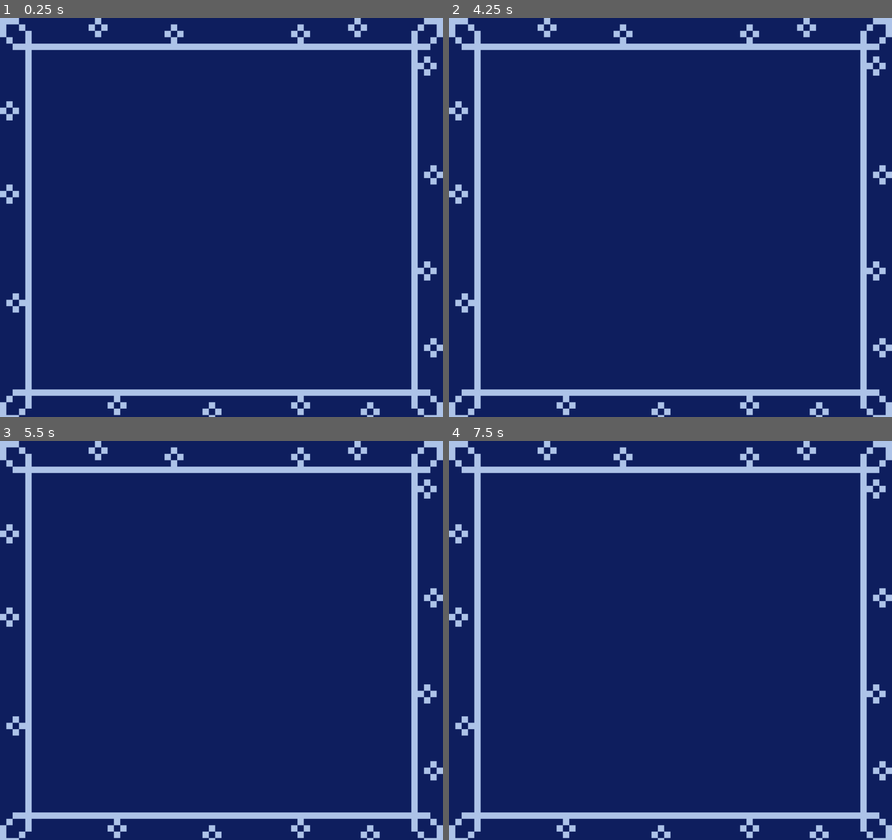
Above: before the commit, frames 1-4 (two rows, left to right).
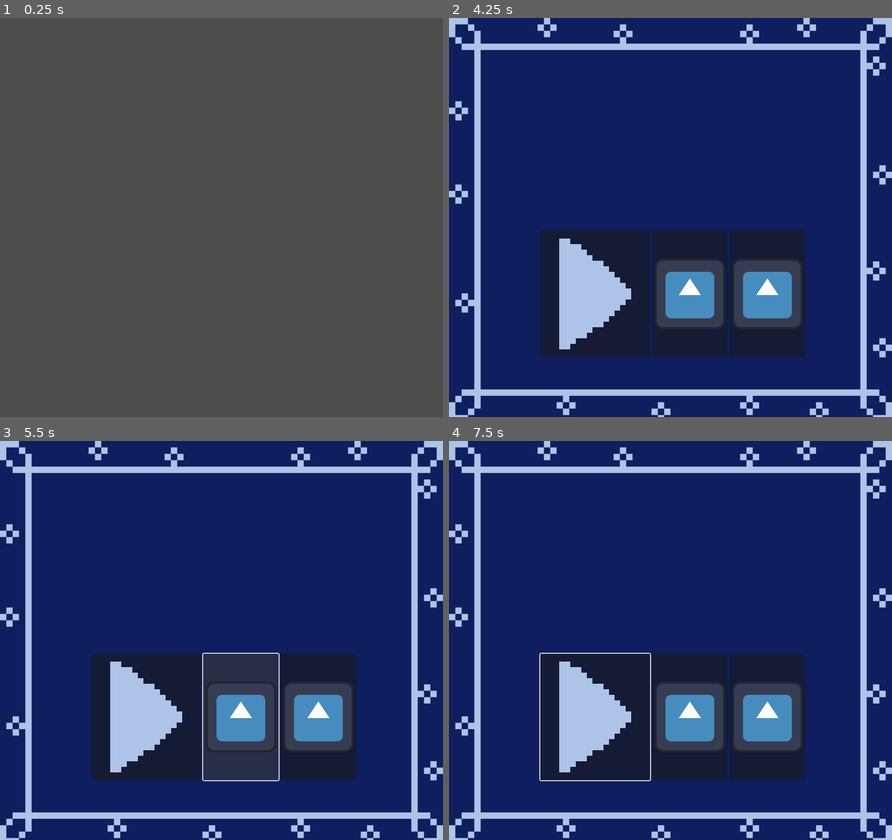
Above: after the commit, the same moments.

Repository: Shibe53/kabluem
Game: Godot game, scene res://UI/pause_menu.tscn
The game is run twice, just before and just after one commit, with the same random seed, the same clock (stepped at 60 frames per second) and the same inputs. This scene is started directly instead of the project's main scene. The engine's default icon, where the game draws it, is replaced by a stand-in: a white triangle on a blue panel in a dark square.
Inputs (mouse positions are in pixels of both pictures, inside the frame that each line leads up to):
- Up to frame 1 (0.25 s): no input
- Up to frame 2 (4.25 s): tap Enter at 0.5, 2, 3.5 s; move the mouse to (767, 197) at 0.52 s; press the mouse at (767, 197) at 0.53 s; hold Right (ui_right) 0.53-1.28 s; tap Space at 1.25, 2.75 s; move the mouse to (581, 237) at 1.27 s; release the mouse at (581, 237) at 1.28 s; hold Down (ui_down) 1.28-2.03 s; right-click (581, 237) at 1.35 s; click (581, 237) at 1.55 s; move the mouse to (714, 129) at 2.02 s; press the mouse at (714, 129) at 2.03 s; hold Right (ui_right) 2.03-2.78 s; move the mouse to (648, 297) at 2.77 s; release the mouse at (648, 297) at 2.78 s; hold Up (ui_up) 2.78-3.53 s; click (648, 297) at 2.85 s; move the mouse to (803, 277) at 3.52 s; press the mouse at (803, 277) at 3.53 s; hold Left (ui_left) from 3.53 s (still down); right-click (803, 277) at 3.6 s; tap Escape (ui_cancel) at 4.15 s
- Up to frame 3 (5.5 s): release Left (ui_left) at 4.25 s; release the mouse at (354, 700) at 4.25 s; click (146, 716) at 4.27 s; click (239, 716) at 5.02 s
- Up to frame 4 (7.5 s): click (688, 716) at 5.77 s; click (688, 716) at 6.52 s; tap Space at 7.25 s; move the mouse to (537, 580) at 7.27 s; hold Left (ui_left) from 7.28 s (still down); click (537, 580) at 7.35 s

The runs differ from the first frame. In frame 1, 100% of the frame differs, in the area x 0-100%, y 0-100%; in frame 2, 19%; in frame 3, 19%; in frame 4, 19%.

Commit message:
Small additions

Diff:
--- a/Enemies/bullet.tscn
+++ b/Enemies/bullet.tscn
@@ -17,7 +17,7 @@
 
 [node name="Hitbox" parent="." instance=ExtResource("2_qrxae")]
 collision_layer = 320
-collision_mask = 5
+collision_mask = 1029
 
 [node name="CollisionShape" parent="Hitbox" index="0"]
 shape = SubResource("CircleShape2D_s6aeo")
--- a/Enemies/bullet_spawner.gd
+++ b/Enemies/bullet_spawner.gd
@@ -20,6 +20,7 @@
 		bullet.global_position = global_position
 		bullet.set_values(pos, SPEED, DAMAGE)
 		main.add_child(bullet)
+		bullet.set_owner(main)
 
 		if SPREAD:
 			var bullets_pos = get_spread(pos, global_position)
@@ -28,11 +29,13 @@
 			bullet2.global_position = global_position
 			bullet2.set_values(bullets_pos[0], SPEED, DAMAGE)
 			main.add_child(bullet2)
+			bullet2.set_owner(main)
 
 			var bullet3 = Bullet.instantiate()
 			bullet3.global_position = global_position
 			bullet3.set_values(bullets_pos[1], SPEED, DAMAGE)
 			main.add_child(bullet3)
+			bullet3.set_owner(main)
 		timer.start(COOLDOWN)
 
 func get_spread(player_pos: Vector2, enemy_pos: Vector2) -> Array:
--- a/Enemies/enemy.gd
+++ b/Enemies/enemy.gd
@@ -117,6 +117,7 @@
 	queue_free()
 	var lesserVeganEffect = LesserVeganEffect.instantiate()
 	get_parent().add_child(lesserVeganEffect)
+	lesserVeganEffect.set_owner(get_parent())
 	lesserVeganEffect.position = position
 	lesserVeganEffect.flip_h = last_hit_direction.x > 0
 	if last_hit_direction != Vector2.ZERO:
--- a/Player/player.gd
+++ b/Player/player.gd
@@ -82,7 +82,9 @@
 		var dir: Vector2 = (get_global_mouse_position() - global_position).normalized()
 		var grenade = grnd.instantiate()
 		grenade.global_position = global_position + dir * 10
-		get_tree().current_scene.add_child(grenade)
+		var world = get_tree().current_scene
+		world.add_child(grenade)
+		grenade.set_owner(world)
 
 		grenade.apply_impulse(dir * charge)
 
@@ -128,7 +130,9 @@
 	var newCamera = Camera2D.new()
 	newCamera.enabled = true
 	newCamera.global_position = self.global_position
-	get_tree().current_scene.add_child(newCamera)
+	var world = get_tree().current_scene
+	world.add_child(newCamera)
+	newCamera.set_owner(world)
 	queue_free()
 
 func start_blinking():
--- a/Room/tile_map.tscn
+++ b/Room/tile_map.tscn
@@ -5206,7 +5206,6 @@
 scale = Vector2(0.4, 0.4)
 
 [node name="TileMapLayer3" type="TileMapLayer" parent="."]
-scale = Vector2(1, 1)
 tile_set = SubResource("TileSet_ai5y3")
 
 [node name="TileMapLayer" type="TileMapLayer" parent="."]
@@ -5214,5 +5213,4 @@
 script = ExtResource("2_s4j8i")
 
 [node name="TileMapLayer2" type="TileMapLayer" parent="."]
-scale = Vector2(1, 1)
 tile_set = SubResource("TileSet_ti35y")
--- /dev/null
+++ b/UI/pause_menu.gd
@@ -0,0 +1,20 @@
+extends Control
+
+@onready var animationPlayer = $AnimationPlayer
+
+func resume():
+	get_tree().paused = false
+	animationPlayer.play("Close")
+
+func pause():
+	get_tree().paused = true
+	animationPlayer.play("Open")
+
+func _ready() -> void:
+	animationPlayer.play("RESET")
+
+func _process(_delta):
+	if Input.is_action_just_pressed("ui_cancel") and not get_tree().paused:
+		pause()
+	elif Input.is_action_just_pressed("ui_cancel") and get_tree().paused:
+		resume()
--- a/UI/pause_menu.tscn
+++ b/UI/pause_menu.tscn
@@ -1,17 +1,102 @@
-[gd_scene load_steps=2 format=3 uid="uid://b7w2nsv2yrior"]
+[gd_scene load_steps=9 format=3 uid="uid://b7w2nsv2yrior"]
 
+[ext_resource type="Script" uid="uid://bqx6u3gkpvrx1" path="res://UI/pause_menu.gd" id="1_jfm1e"]
 [ext_resource type="Texture2D" uid="uid://2o25wvh5cn5r" path="res://Assets/Sprites/PauseScreenFrame.png" id="1_ltd3m"]
+[ext_resource type="Texture2D" uid="uid://cjeh7norysrcu" path="res://Assets/Sprites/play_button.png" id="3_0b5ob"]
+[ext_resource type="Texture2D" uid="uid://uvqwfv56qsth" path="res://icon.svg" id="3_03fe5"]
+
+[sub_resource type="Animation" id="Animation_pqlge"]
+resource_name = "Close"
+length = 0.01
+tracks/0/type = "value"
+tracks/0/imported = false
+tracks/0/enabled = true
+tracks/0/path = NodePath(".:visible")
+tracks/0/interp = 1
+tracks/0/loop_wrap = true
+tracks/0/keys = {
+"times": PackedFloat32Array(0),
+"transitions": PackedFloat32Array(1),
+"update": 1,
+"values": [false]
+}
+
+[sub_resource type="Animation" id="Animation_03fe5"]
+resource_name = "Open"
+length = 0.01
+tracks/0/type = "value"
+tracks/0/imported = false
+tracks/0/enabled = true
+tracks/0/path = NodePath(".:visible")
+tracks/0/interp = 1
+tracks/0/loop_wrap = true
+tracks/0/keys = {
+"times": PackedFloat32Array(0),
+"transitions": PackedFloat32Array(1),
+"update": 1,
+"values": [true]
+}
+
+[sub_resource type="Animation" id="Animation_0b5ob"]
+length = 0.001
+tracks/0/type = "value"
+tracks/0/imported = false
+tracks/0/enabled = true
+tracks/0/path = NodePath(".:visible")
+tracks/0/interp = 1
+tracks/0/loop_wrap = true
+tracks/0/keys = {
+"times": PackedFloat32Array(0),
+"transitions": PackedFloat32Array(1),
+"update": 1,
+"values": [false]
+}
+
+[sub_resource type="AnimationLibrary" id="AnimationLibrary_pqlge"]
+_data = {
+&"Close": SubResource("Animation_pqlge"),
+&"Open": SubResource("Animation_03fe5"),
+&"RESET": SubResource("Animation_0b5ob")
+}
 
 [node name="PauseMenu" type="Control"]
+process_mode = 3
+visible = false
 layout_mode = 3
 anchors_preset = 15
 anchor_right = 1.0
 anchor_bottom = 1.0
 grow_horizontal = 2
 grow_vertical = 2
+script = ExtResource("1_jfm1e")
 
 [node name="TextureRect" type="TextureRect" parent="."]
 layout_mode = 2
 offset_right = 800.0
 offset_bottom = 728.0
 texture = ExtResource("1_ltd3m")
+
+[node name="HBoxContainer" type="HBoxContainer" parent="."]
+layout_mode = 2
+offset_left = 96.0
+offset_top = 384.0
+offset_right = 712.0
+offset_bottom = 612.0
+alignment = 1
+
+[node name="Resume" type="Button" parent="HBoxContainer"]
+layout_mode = 2
+icon = ExtResource("3_0b5ob")
+
+[node name="Restart" type="Button" parent="HBoxContainer"]
+layout_mode = 2
+icon = ExtResource("3_03fe5")
+
+[node name="Quit" type="Button" parent="HBoxContainer"]
+layout_mode = 2
+icon = ExtResource("3_03fe5")
+
+[node name="AnimationPlayer" type="AnimationPlayer" parent="."]
+libraries = {
+&"": SubResource("AnimationLibrary_pqlge")
+}
Binary file added: Assets/Aseprite/play_button.aseprite
Binary file added: Assets/Sprites/play_button.png
Not shown, added: Assets/Sprites/play_button.png.import
Not shown, added: UI/pause_menu.gd.uid
